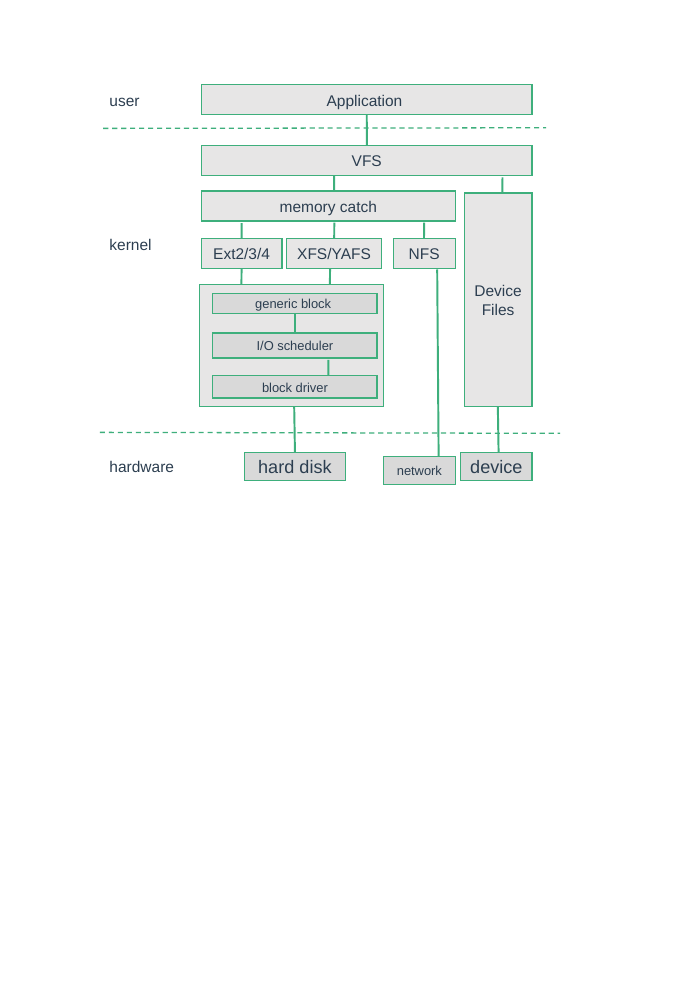
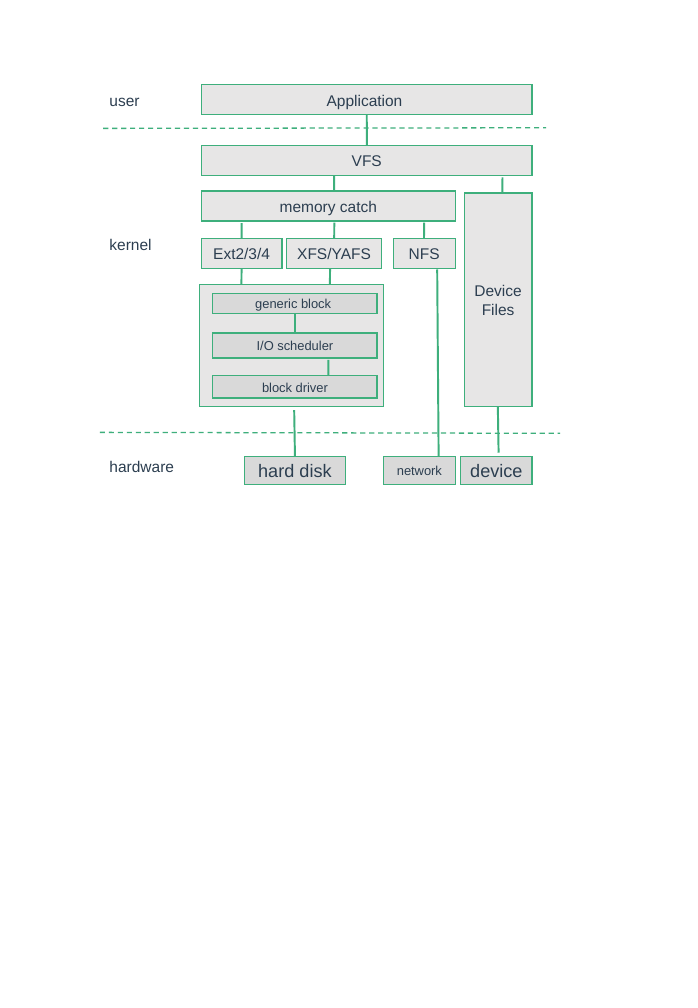
Before and after one commit to zaiqiang-dong/zaiqiang, a slide deck: slide 3 of picture/ppt/filesystem.pptx. Drawn at 698x1008 pixels with LibreOffice and Linux fonts; fonts in the diff are those of the drawing. Boxes give left, top, right and bottom in pixels: in the first picture for what was removed or moved away, otherwise in the second. Text is boxed around its words. In the diff, an @@ line names an element or a change of style, - is before the commit and + after.

```diff
--- a/picture/ppt/filesystem.pptx
+++ b/picture/ppt/filesystem.pptx
@@ 2 rectangles, 1 line moved together from (x1=245, y1=407, x2=532, y2=480) to (x1=245, y1=410, x2=532, y2=484) @@
```
Also in this commit, not shown: 15 other files.
